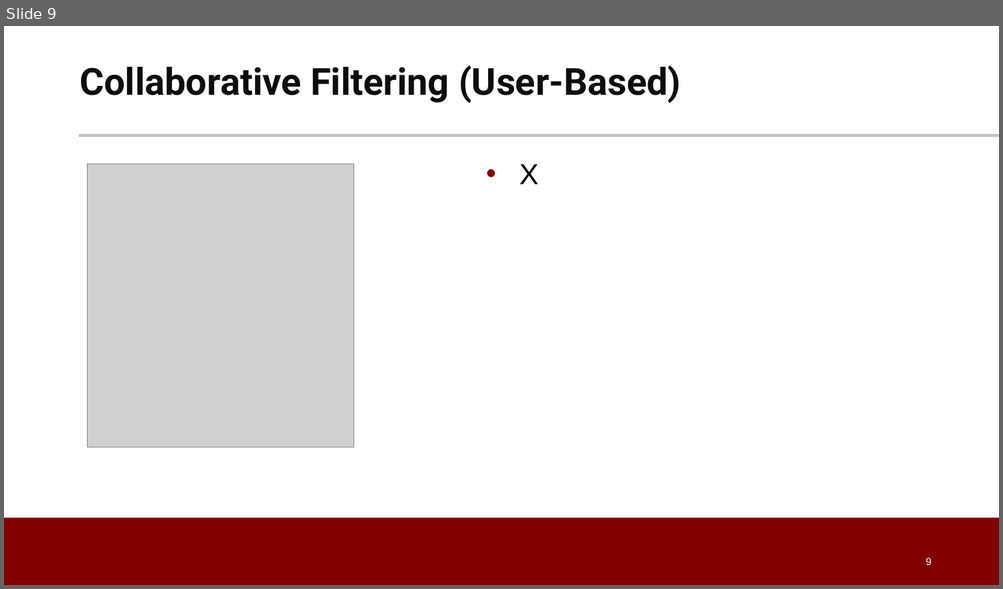
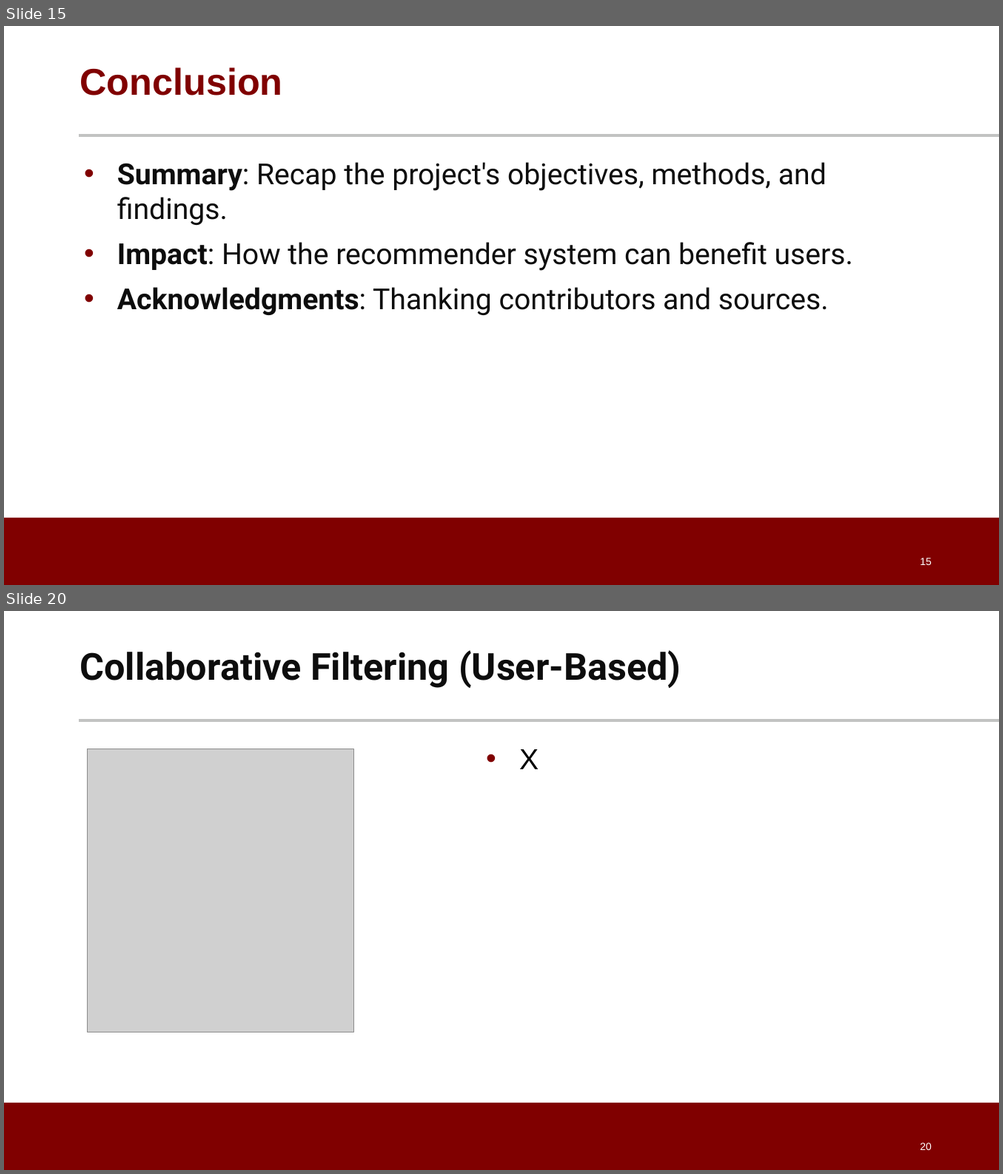
Before and after one commit to dpatel77/CocktailRecommenderSystem, a slide deck: Cocktail_Recommendation_System.pptx. Shown one above the other, each under a label of ours: slide 9 before the commit, slides 15 and 20 after it; the slides between them are not shown. The pictures are 1003x589 and 1003x1174 pixels, drawn with LibreOffice and Linux fonts; fonts in the diff are those of the drawing; grey boxes stand for pictures; background and template pictures are left out. Boxes give left, top, right and bottom in pixels: in the first picture for what was removed or moved away, otherwise in the second. Text is boxed around its words. In the diff, an @@ line names an element or a change of style, - is before the commit and + after.

```diff
--- a/Cocktail_Recommendation_System.pptx
+++ b/Cocktail_Recommendation_System.pptx
@@ slide 15 added at (x1=4, y1=26, x2=999, y2=585), background #FFFFFF; not listed: 2 template elements that a slide beside it also shows @@
@@ title added at (x1=79, y1=67, x2=282, y2=96), 36 pt, text #800000, bold @@
+Conclusion
@@ text added at (x1=117, y1=162, x2=853, y2=315), 28 pt, text #0D0D0D @@
+• Summary: Recap the project's objectives, methods, and findings.
+• Impact: How the recommender system can benefit users.
+• Acknowledgments: Thanking contributors and sources.
@@ page number added at (x1=919, y1=558, x2=931, y2=565), 10 pt, text #FFFFFF @@
+15
@@ what was slide 9 is now slide 20 @@
@@ page number at (x1=919, y1=1143, x2=931, y2=1150): text changed @@
-9
+20
```
Also in this commit, not shown: 7 slides changed, 11 other slides added, 1 slide removed.
